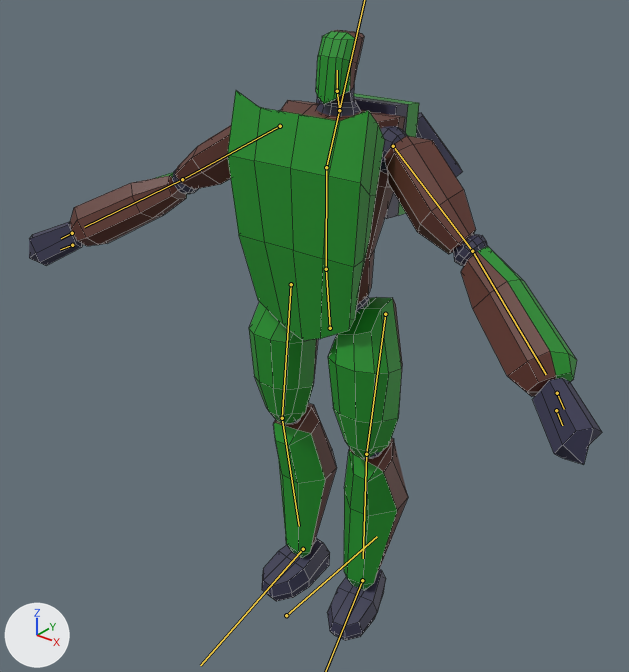
An edit to the FBX model Assets/Enemies/GFX/enemy-00.fbx, drawn before and after from the same camera.
Camera for both pictures: a 50 mm lens placed at (3.01, -3.96, 3.05), pointed at (0.08, -0.3, 0.78). The axes (+X, +Y, +Z) are drawn at lower left. The lights are the same throughout. The bones that bend it are drawn over the model as lines. Mesh edges are drawn as thin lines.

Objects in the first picture: 'enemy'.
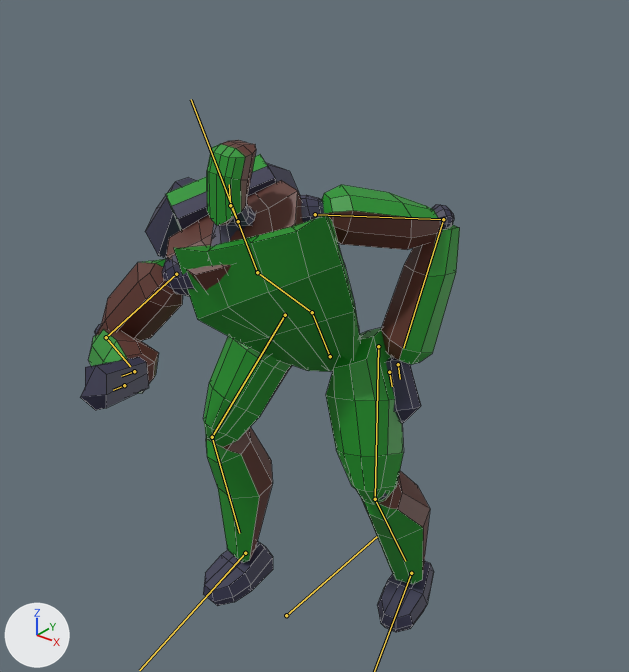
The newer file adds an action. The first version stands in its rest pose; the second is drawn at frame 32 of the action 'Rig|Shop'.

Boxes [x1, y1, x2, y2] around the edits, measured in the pictures (629 x 672 px):
'enemy', posed (34% narrower, 19% shorter)
    before: [29, 30, 602, 640]
    after: [80, 140, 460, 632]
bone 'Pelvis', root to tip
    before: (330, 328) to (326, 268)
    after: (330, 356) to (312, 312)
bone 'Torso', root to tip
    before: (326, 269) to (326, 167)
    after: (312, 312) to (257, 272)
bone 'Neck', root to tip
    before: (339, 110) to (337, 91)
    after: (238, 221) to (230, 205)
bone 'Head', root to tip
    before: (337, 91) to (337, 70)
    after: (230, 205) to (229, 184)
bone 'Hand.L', root to tip
    before: (557, 393) to (564, 409)
    after: (398, 364) to (400, 379)
bone 'Hand.R', root to tip
    before: (72, 233) to (61, 238)
    after: (134, 371) to (121, 376)
bone 'Arm.L', root to tip
    before: (393, 146) to (472, 251)
    after: (315, 214) to (443, 219)
bone 'BottomArm.L', root to tip
    before: (472, 251) to (546, 374)
    after: (443, 219) to (403, 348)
bone 'Arm.R', root to tip
    before: (280, 126) to (182, 179)
    after: (176, 274) to (106, 337)
bone 'BottomArm.R', root to tip
    before: (182, 179) to (84, 227)
    after: (106, 337) to (130, 366)
bone 'Leg.L', root to tip
    before: (385, 314) to (366, 454)
    after: (378, 346) to (375, 499)
bone 'BottomLeg.L', root to tip
    before: (366, 454) to (363, 558)
    after: (375, 499) to (405, 561)
bone 'Leg.R', root to tip
    before: (291, 284) to (282, 418)
    after: (285, 315) to (212, 437)
bone 'BottomLeg.R', root to tip
    before: (282, 418) to (299, 526)
    after: (212, 437) to (239, 533)
bone 'Foot.R', root to tip
    before: (303, 549) to (200, 665)
    after: (245, 553) to (139, 670)

The change, as a diff of the scene's bpy script:
```diff
--- a/Assets/Enemies/GFX/enemy-00.fbx.py
+++ b/Assets/Enemies/GFX/enemy-00.fbx.py
@@ bone_pelvis @@
 bone_pelvis = bpy.data.objects['Rig'].pose.bones['Pelvis']  # child of 'Root'
-bone_pelvis.location = (0.0, 0.0, 0.0)
-bone_pelvis.rotation_quaternion = (1.0, 0.0, 0.0, 0.0)  # degrees (0, 0, 0)
+bone_pelvis.location = (0.0, -0.202, 0.023)
+bone_pelvis.rotation_quaternion = (0.986, 0.168, 0.0, 0.0)  # degrees (19, 0, 0)
@@ bone_torso @@
 bone_torso = bpy.data.objects['Rig'].pose.bones['Torso']  # child of 'Pelvis'
-bone_torso.rotation_quaternion = (1.0, 0.0, 0.0, 0.0)  # degrees (0, 0, 0)
+bone_torso.rotation_quaternion = (0.838, 0.222, 0.48, 0.131)  # degrees (49, 48, 41)
@@ bone_torso_001 @@
 bone_torso_001 = bpy.data.objects['Rig'].pose.bones['Torso.001']  # child of 'Torso'
-bone_torso_001.rotation_quaternion = (1.0, 0.0, 0.0, 0.0)  # degrees (0, 0, 0)
+bone_torso_001.rotation_quaternion = (0.979, -0.014, 0.036, -0.201)  # degrees (-2, 4, -23)
@@ bone_neck @@
 bone_neck = bpy.data.objects['Rig'].pose.bones['Neck']  # child of 'Torso.001'
-bone_neck.rotation_quaternion = (1.0, 0.0, 0.0, 0.0)  # degrees (0, 0, 0)
+bone_neck.rotation_quaternion = (0.86, -0.135, -0.479, 0.114)  # degrees (-34, -53, 32)
@@ bone_head @@
 bone_head = bpy.data.objects['Rig'].pose.bones['Head']  # child of 'Neck'
-bone_head.rotation_quaternion = (1.0, 0.0, 0.0, 0.0)  # degrees (0, 0, 0)
+bone_head.rotation_quaternion = (0.996, -0.09, 0.0, 0.001)  # degrees (-10, 0, 0)
@@ bone_hand_l @@
 bone_hand_l = bpy.data.objects['Rig'].pose.bones['Hand.L']  # child of 'Torso.001'
-bone_hand_l.location = (0.0, 0.0, 0.0)
-bone_hand_l.rotation_quaternion = (1.0, 0.0, 0.0, 0.0)  # degrees (0, 0, 0)
+bone_hand_l.location = (0.778, -0.818, 0.324)
+bone_hand_l.rotation_quaternion = (0.862, 0.212, -0.085, -0.453)  # degrees (26, 3, -55)
@@ bone_hand_r @@
 bone_hand_r = bpy.data.objects['Rig'].pose.bones['Hand.R']  # child of 'Torso.001'
-bone_hand_r.location = (0.0, 0.0, 0.0)
-bone_hand_r.rotation_quaternion = (1.0, 0.0, 0.0, 0.0)  # degrees (0, 0, 0)
+bone_hand_r.location = (0.07, -1.083, 0.585)
+bone_hand_r.rotation_quaternion = (0.852, 0.162, -0.044, -0.495)  # degrees (19, 5, -59)
@@ bone_arm_l @@
 bone_arm_l = bpy.data.objects['Rig'].pose.bones['Arm.L']  # child of 'Torso.001'
-bone_arm_l.rotation_quaternion = (1.0, 0.0, 0.0, 0.0)  # degrees (0, 0, 0)
+bone_arm_l.rotation_quaternion = (0.829, -0.078, 0.553, 0.018)  # degrees (-16, 67, -8)
@@ bone_bottomarm_l @@
 bone_bottomarm_l = bpy.data.objects['Rig'].pose.bones['BottomArm.L']  # child of 'Arm.L'
-bone_bottomarm_l.rotation_quaternion = (1.0, 0.0, 0.0, 0.0)  # degrees (0, 0, 0)
+bone_bottomarm_l.rotation_quaternion = (0.705, 0.708, 0.0, -0.048)  # degrees (90, 4, -4)
@@ bone_arm_r @@
 bone_arm_r = bpy.data.objects['Rig'].pose.bones['Arm.R']  # child of 'Torso.001'
-bone_arm_r.rotation_quaternion = (1.0, 0.0, 0.0, 0.0)  # degrees (0, 0, 0)
+bone_arm_r.rotation_quaternion = (0.936, -0.31, 0.164, 0.044)  # degrees (-37, 19, -1)
@@ bone_bottomarm_r @@
 bone_bottomarm_r = bpy.data.objects['Rig'].pose.bones['BottomArm.R']  # child of 'Arm.R'
-bone_bottomarm_r.rotation_quaternion = (1.0, 0.0, 0.0, 0.0)  # degrees (0, 0, 0)
+bone_bottomarm_r.rotation_quaternion = (0.444, 0.894, 0.0, 0.061)  # degrees (127, -6, 3)
@@ bone_leg_l @@
 bone_leg_l = bpy.data.objects['Rig'].pose.bones['Leg.L']  # child of 'Pelvis'
-bone_leg_l.rotation_quaternion = (1.0, 0.0, 0.0, 0.0)  # degrees (0, 0, 0)
+bone_leg_l.rotation_quaternion = (0.966, -0.1, -0.035, 0.236)  # degrees (-12, -1, 28)
@@ bone_bottomleg_l @@
 bone_bottomleg_l = bpy.data.objects['Rig'].pose.bones['BottomLeg.L']  # child of 'Leg.L'
-bone_bottomleg_l.rotation_quaternion = (1.0, 0.0, 0.0, 0.0)  # degrees (0, 0, 0)
+bone_bottomleg_l.rotation_quaternion = (0.957, 0.059, 0.0, -0.283)  # degrees (6, 2, -33)
@@ bone_leg_r @@
 bone_leg_r = bpy.data.objects['Rig'].pose.bones['Leg.R']  # child of 'Pelvis'
-bone_leg_r.rotation_quaternion = (1.0, 0.0, 0.0, 0.0)  # degrees (0, 0, 0)
+bone_leg_r.rotation_quaternion = (0.916, -0.112, 0.04, -0.383)  # degrees (-14, -1, -45)
@@ bone_bottomleg_r @@
 bone_bottomleg_r = bpy.data.objects['Rig'].pose.bones['BottomLeg.R']  # child of 'Leg.R'
-bone_bottomleg_r.rotation_quaternion = (1.0, 0.0, 0.0, 0.0)  # degrees (0, 0, 0)
+bone_bottomleg_r.rotation_quaternion = (0.955, 0.06, 0.0, 0.289)  # degrees (7, -2, 34)
@@ bone_foot_l @@
 bone_foot_l = bpy.data.objects['Rig'].pose.bones['Foot.L']  # child of 'Root'
-bone_foot_l.location = (0.0, 0.0, 0.0)
+bone_foot_l.location = (0.158, -0.199, -0.26)
@@ bone_foot_r @@
 bone_foot_r = bpy.data.objects['Rig'].pose.bones['Foot.R']  # child of 'Root'
-bone_foot_r.location = (0.0, 0.0, 0.0)
+bone_foot_r.location = (0.137, 0.308, -0.262)
```
